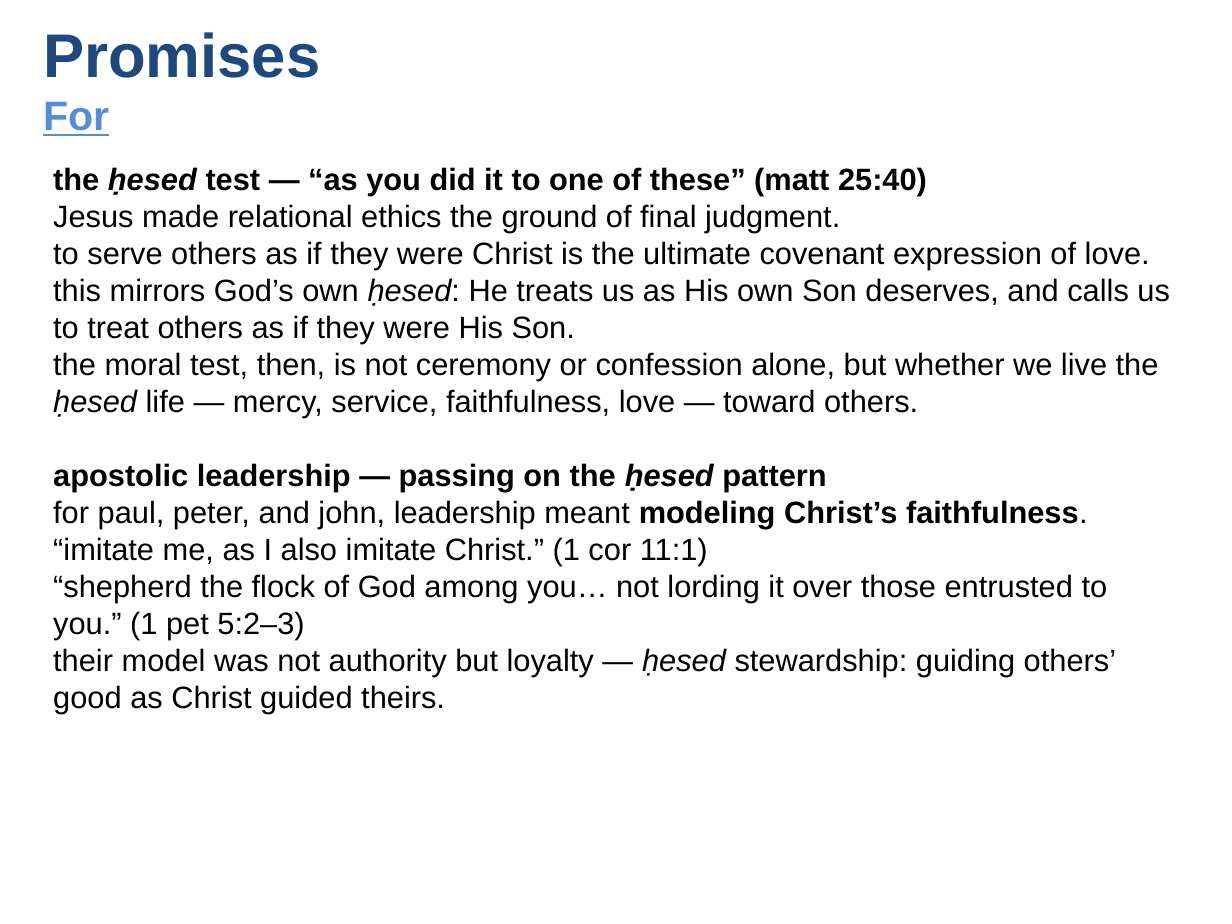
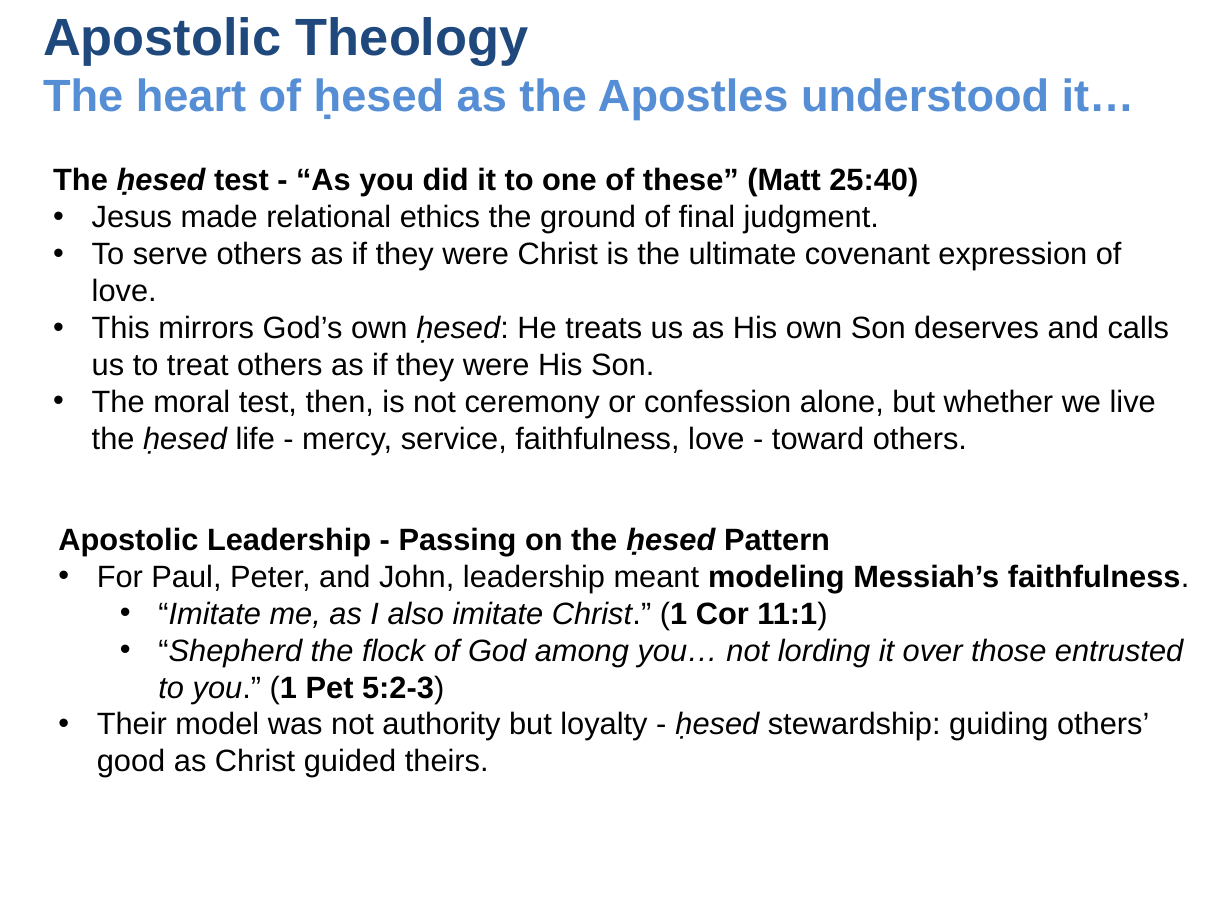
Before and after one commit to UsefulEngines/EvangelismPublic, a slide deck: slide 9 of 2025-Q4/Promises6/2025-11-09-Promises6.pptx. Drawn at 1232x924 pixels with LibreOffice and Linux fonts; fonts in the diff are those of the drawing. Boxes give left, top, right and bottom in pixels: in the first picture for what was removed or moved away, otherwise in the second. Text is boxed around its words. In the diff, an @@ line names an element or a change of style, - is before the commit and + after.

```diff
--- a/2025-Q4/Promises6/2025-11-09-Promises6.pptx
+++ b/2025-Q4/Promises6/2025-11-09-Promises6.pptx
@@ text added at (43, 17, 1135, 119), 26.4 pt, text #558ED5, bold @@
+Apostolic Theology
+The heart of ḥesed as the Apostles understood it…
@@ text removed at (43, 32, 320, 136) @@
-Promises
-For
@@ text at (53, 167, 918, 196): text changed @@
-the ḥesed test — “as you did it to one of these” (matt 25:40)
+The ḥesed test - “As you did it to one of these” (Matt 25:40)
@@ text at (92, 204, 879, 233): bullet none to • @@
@@ text at (92, 241, 1170, 455): text changed @@
-to serve others as if they were Christ is the ultimate covenant expression of love.
-this mirrors God’s own ḥesed: He treats us as His own Son deserves, and calls us to treat others as if they were His Son.
-the moral test, then, is not ceremony or confession alone, but whether we live the ḥesed life — mercy, service, faithfulness, love — toward others.
-apostolic leadership — passing on the ḥesed pattern
-for paul, peter, and john, leadership meant modeling Christ’s faithfulness.
-“imitate me, as I also imitate Christ.” (1 cor 11:1)
-“shepherd the flock of God among you… not lording it over those entrusted to you.” (1 pet 5:2–3)
-their model was not authority but loyalty — ḥesed stewardship: guiding others’ good as Christ guided theirs.
+• To serve others as if they were Christ is the ultimate covenant expression of love.
+• This mirrors God’s own ḥesed: He treats us as His own Son deserves and calls us to treat others as if they were His Son.
+• The moral test, then, is not ceremony or confession alone, but whether we live the ḥesed life - mercy, service, faithfulness, love - toward others.
@@ text added at (58, 527, 1190, 777), 18 pt, text #000000 @@
+Apostolic Leadership - Passing on the ḥesed Pattern
+• For Paul, Peter, and John, leadership meant modeling Messiah’s faithfulness.
+  • “Imitate me, as I also imitate Christ.” (1 Cor 11:1)
+  • “Shepherd the flock of God among you… not lording it over those entrusted to you.” (1 Pet 5:2-3)
+• Their model was not authority but loyalty - ḥesed stewardship: guiding others’ good as Christ guided theirs.
```
Also in this commit, not shown: 5 other slides changed, 1 other file.
